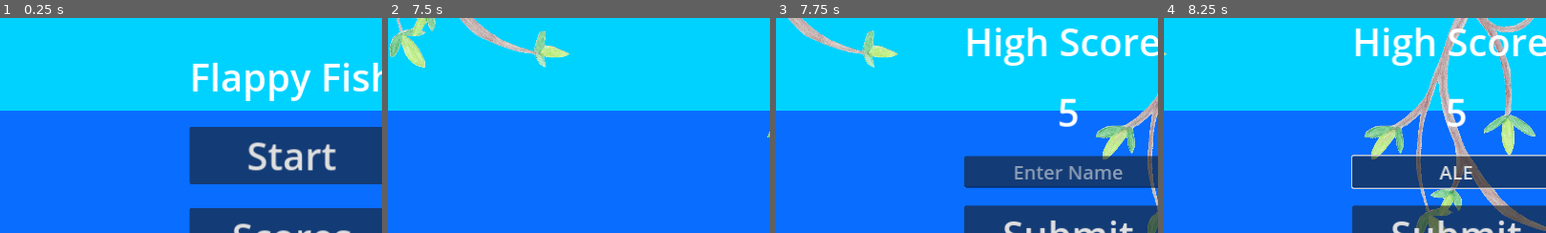
Above: before the commit, frames 1-4 (left to right).
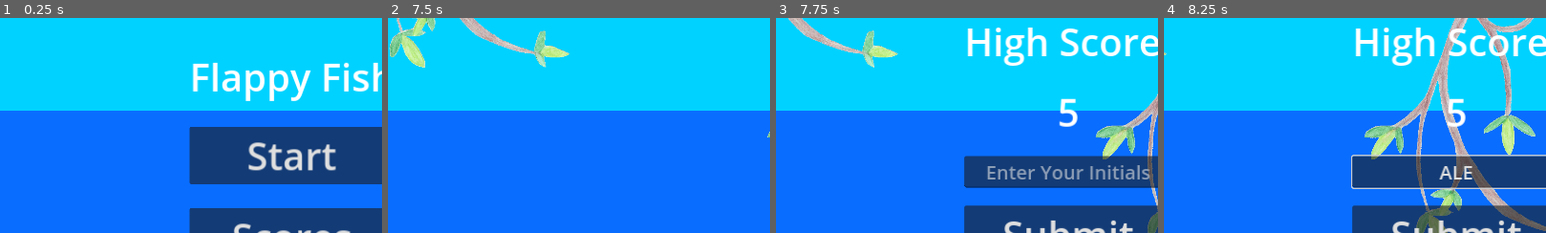
Above: after the commit, the same moments.

Repository: Aveli-games/splashy-fish
Game: Godot game, scene res://main.tscn
The game is run twice, just before and just after one commit, with the same random seed, the same clock (stepped at 60 frames per second) and the same inputs. Sound files missing from this copy of the repository are replaced by a short silence.
Inputs (mouse positions are % of the whole screen's width and height, from its top left):
- Up to frame 1 (0.25 s): no input
- Up to frame 2 (7.5 s): click "Start" at 0.5 s; hold W (swim_up) 1.28-2.03 s; hold S (swim_down) 2.03-2.78 s; hold W (swim_up) 2.78-4.28 s; hold S (swim_down) 4.28-6.53 s; hold W (swim_up) from 6.53 s (still down)
- Up to frame 3 (7.75 s): keep holding W (swim_up)
- Up to frame 4 (8.25 s): release W (swim_up) at 8 s; click (50, 52) at 8.02 s; type "Alex" at 8.1 s
The pictures show only the part of the screen within x 12-62%, y 16-66%; the shares and areas given below are measured in that part.

Frames 1-2 are identical in both runs. In frame 3, 1.4% of the frame differs, in the area x 55-98%, y 68-76%; in frame 4, nothing differs.
Error in both runs: Invalid access to property or key 'data' on a base object of type 'Nil'. (res://score_http.gd:9)

Commit message:
name -> initials

Diff:
--- a/hud.tscn
+++ b/hud.tscn
@@ -149,7 +149,7 @@
 [node name="NameEntry" type="LineEdit" parent="HighScoreEntry"]
 layout_mode = 2
 theme_override_font_sizes/font_size = 32
-placeholder_text = "Enter Name"
+placeholder_text = "Enter Your Initials"
 alignment = 1
 max_length = 3
 script = ExtResource("5_a5jol")
